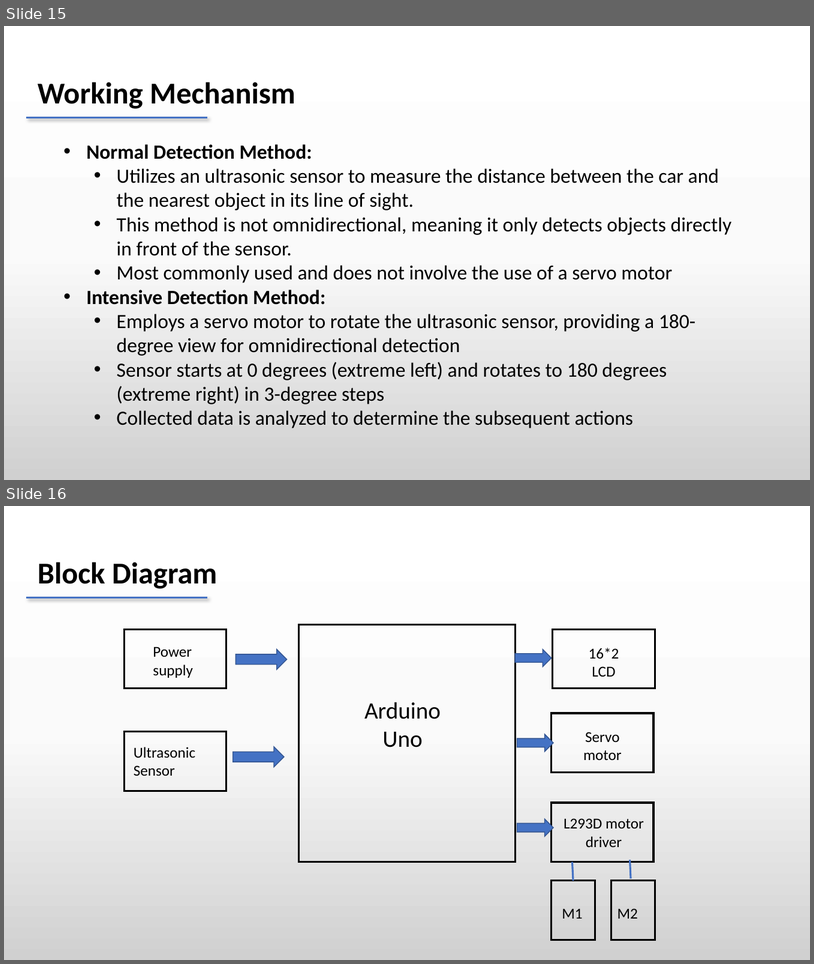
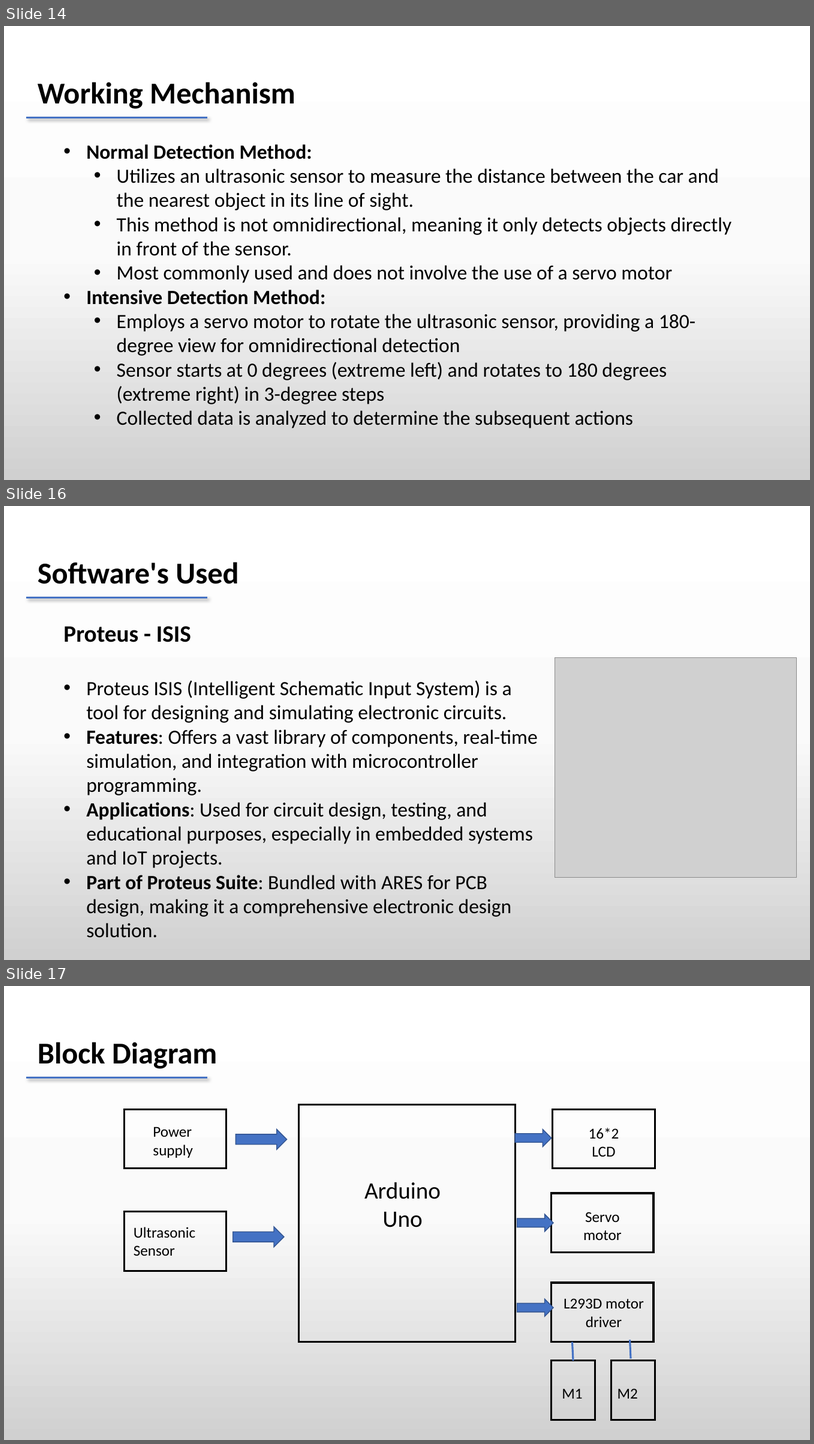
Before and after one commit to dheeraj78/project-4-2, a slide deck: Batch 8 .pptx. Shown one above the other, each under a label of ours: slides 15 and 16 before the commit, slides 14, 16 and 17 after it; the slides between them are not shown. The pictures are 814x964 and 814x1444 pixels, drawn with LibreOffice and Linux fonts; fonts in the diff are those of the drawing; grey boxes stand for pictures. Boxes give left, top, right and bottom in pixels: in the first picture for what was removed or moved away, otherwise in the second. Text is boxed around its words. In the diff, an @@ line names an element or a change of style, - is before the commit and + after.

```diff
--- a/Batch 8 .pptx
+++ b/Batch 8 .pptx
@@ slide 16 added at (x1=4, y1=506, x2=810, y2=960), background gradient #FFFFFF to #FBFBFB to #D1D1D1 @@
@@ text added at (x1=38, y1=562, x2=239, y2=584), 36 pt, text #000000, bold @@
+Software's Used
@@ line added from (26, 597) to (208, 597), #4472C4 2.25 pt @@
@@ text added at (x1=63, y1=626, x2=537, y2=937), 24 pt, text #000000 @@
+Proteus - ISIS
+• Proteus ISIS (Intelligent Schematic Input System) is a tool for designing and simulating electronic circuits.
+• Features: Offers a vast library of components, real-time simulation, and integration with microcontroller programming.
+• Applications: Used for circuit design, testing, and educational purposes, especially in embedded systems and IoT projects.
+• Part of Proteus Suite: Bundled with ARES for PCB design, making it a comprehensive electronic design solution.
@@ picture added at (x1=555, y1=658, x2=797, y2=877) @@
@@ what was slide 15 is now slide 14 @@
@@ what was slide 16 is now slide 17 @@
```
Also in this commit, not shown: 4 slides changed, 2 other slides added, 1 slide removed, 10 other files.
